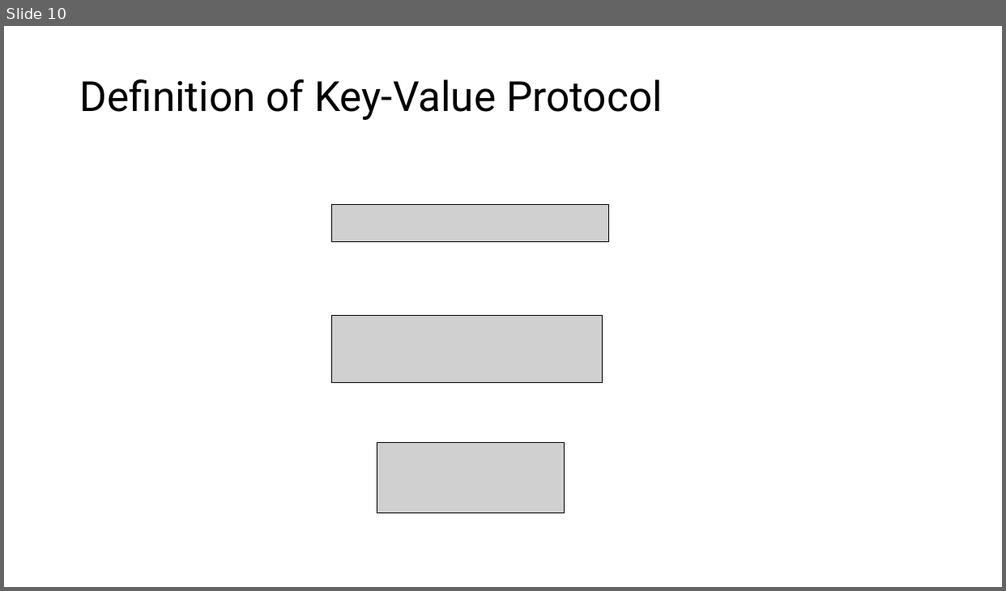
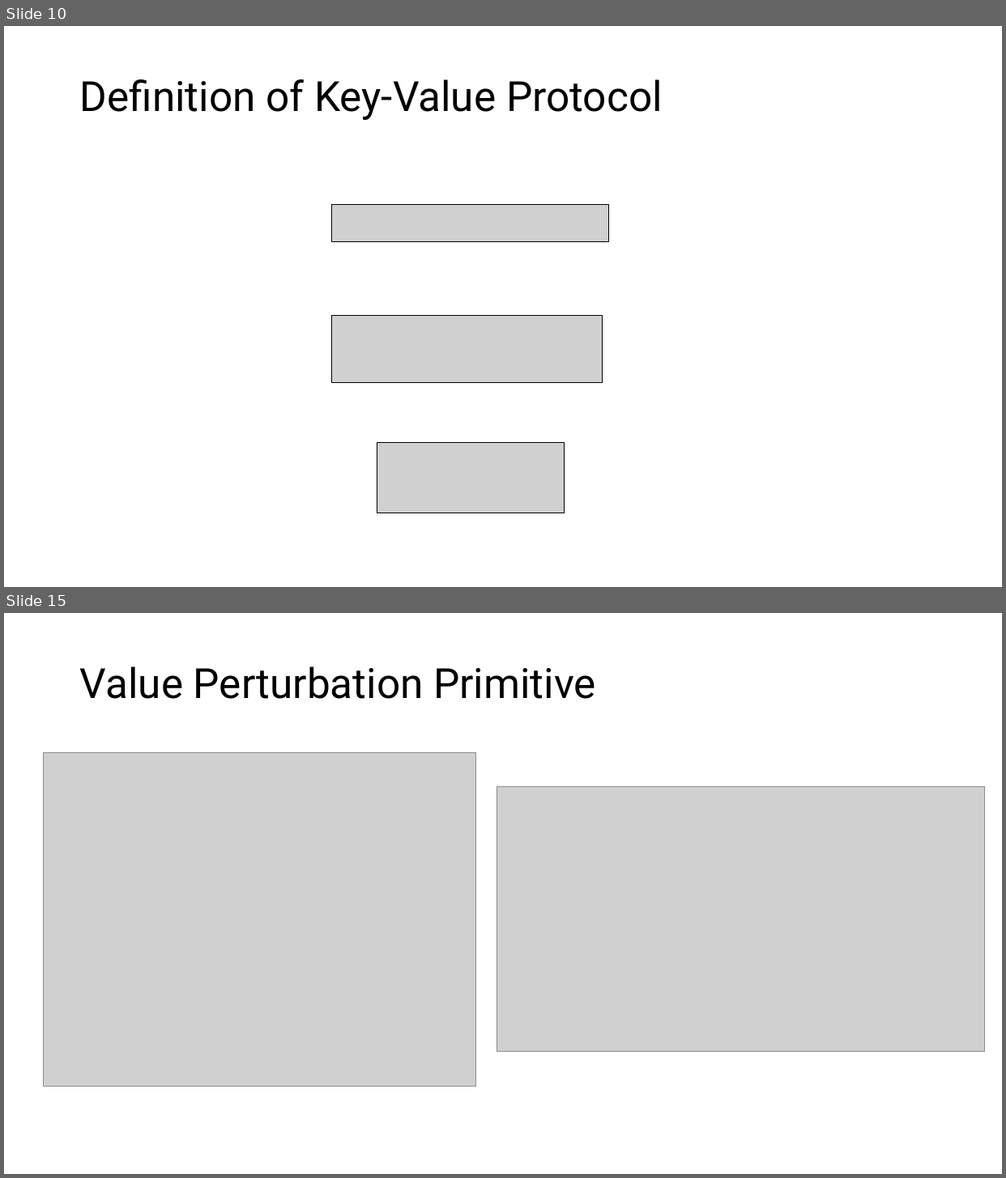
Before and after one commit to CodeFluent/Notes, a slide deck: CS-6223/hw/Grad_Project/Final Documents/PrivKV Differential Privacy for Key Value Structured Data.pptx. Shown one above the other, each under a label of ours: slide 10 before the commit, slides 10 and 15 after it; the slides between them are not shown. The pictures are 1006x591 and 1006x1178 pixels, drawn with LibreOffice and Linux fonts; fonts in the diff are those of the drawing; grey boxes stand for pictures. Boxes give left, top, right and bottom in pixels: in the first picture for what was removed or moved away, otherwise in the second. Text is boxed around its words. In the diff, an @@ line names an element or a change of style, - is before the commit and + after.

```diff
--- a/CS-6223/hw/Grad_Project/Final Documents/PrivKV Differential Privacy for Key Value Structured Data.pptx
+++ b/CS-6223/hw/Grad_Project/Final Documents/PrivKV Differential Privacy for Key Value Structured Data.pptx
@@ slide 15 added at bbox=[4, 613, 1002, 1174], background #FFFFFF @@
@@ title added at bbox=[80, 666, 596, 699], 40 pt, text #000000 @@
+Value Perturbation Primitive
@@ picture added at bbox=[43, 753, 476, 1087] @@
@@ picture added at bbox=[496, 787, 985, 1053] @@
```
Also in this commit, not shown: 2 slides changed, 4 other slides added, 1 slide removed.
